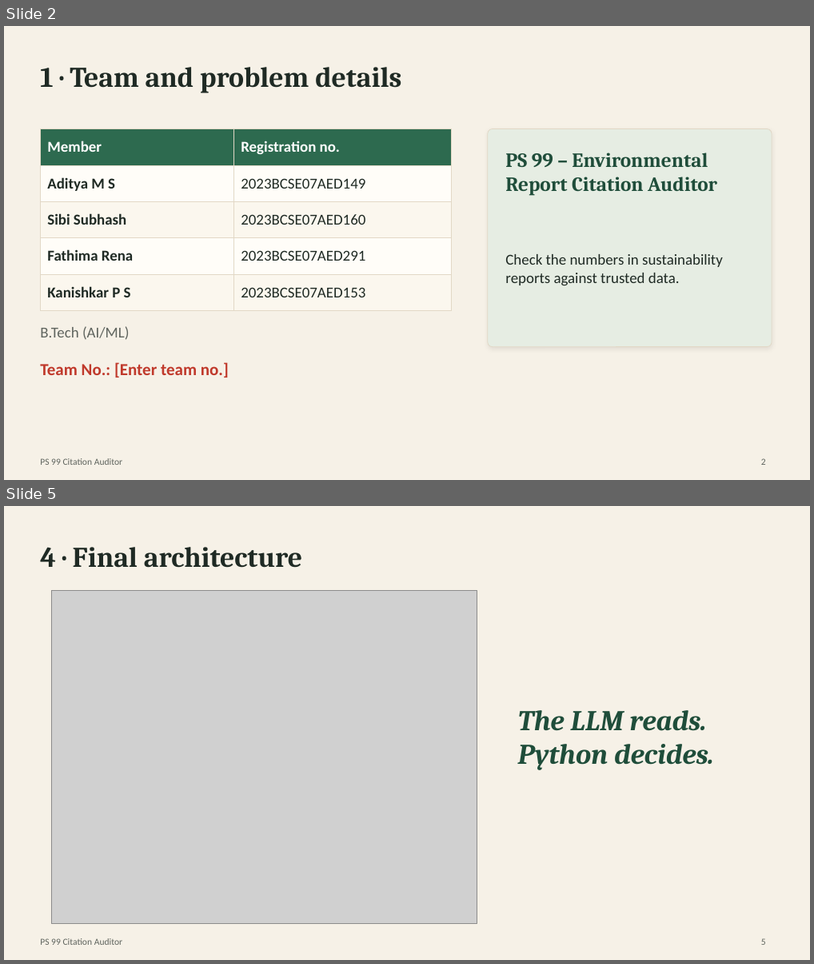
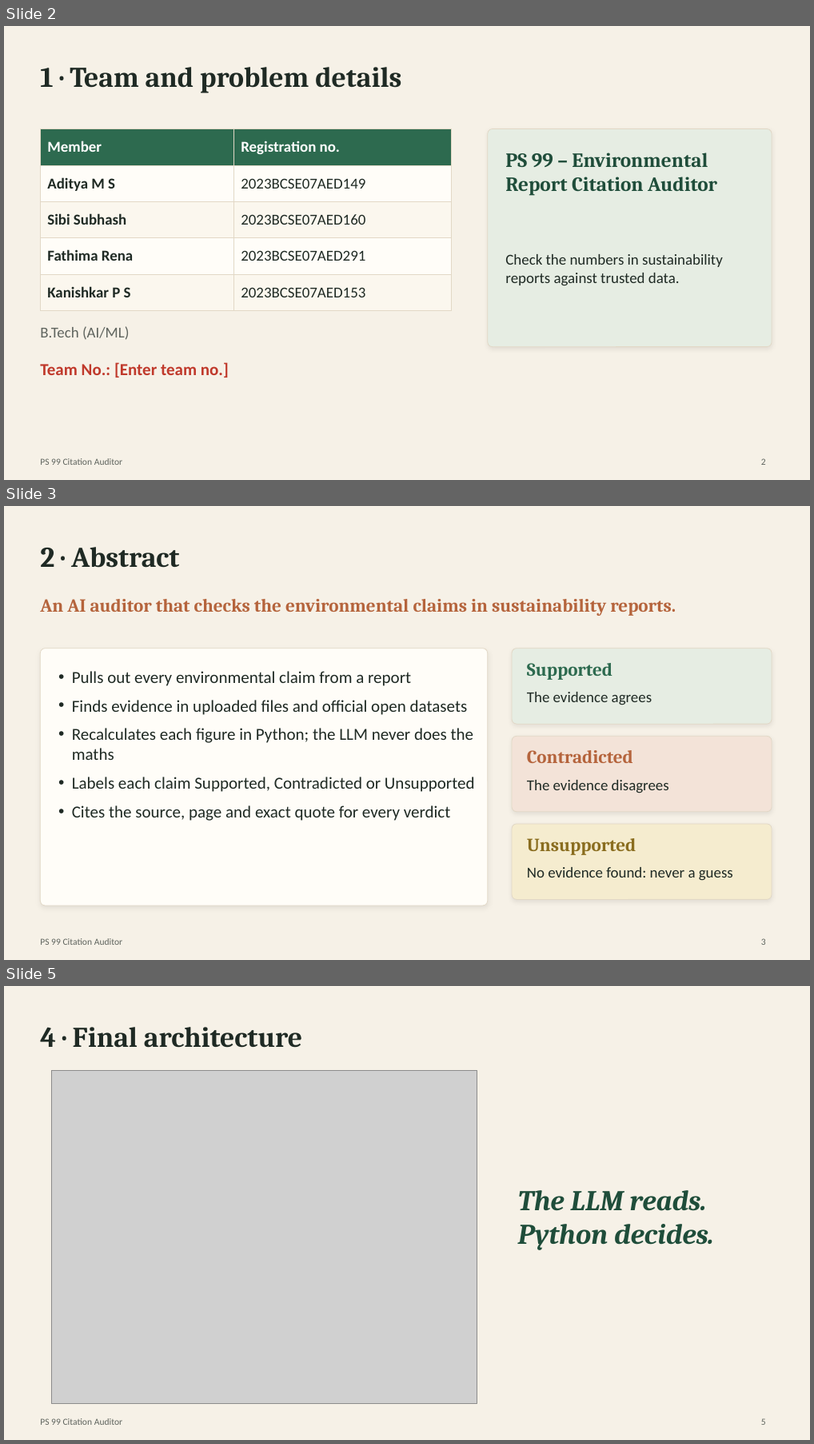
Before and after one commit to aditya-ms-14/gen-ai-hackathon-team-1, a slide deck: docs/review3/PS99_Final_Presentation.pptx. Shown one above the other, each under a label of ours: slides 2 and 5 before the commit, slides 2, 3 and 5 after it; the slides between them are not shown. The pictures are 814x964 and 814x1444 pixels, drawn with LibreOffice and Linux fonts; fonts in the diff are those of the drawing; grey boxes stand for pictures. Boxes give left, top, right and bottom in pixels: in the first picture for what was removed or moved away, otherwise in the second. Text is boxed around its words. In the diff, an @@ line names an element or a change of style, - is before the commit and + after.

Commit message:
Rewrite abstract and objectives slides as text points
Abstract and Problem/objectives slides now describe the system in short points instead of
number tiles; measured results stay on the evaluation and result slides.

```diff
--- a/docs/review3/PS99_Final_Presentation.pptx
+++ b/docs/review3/PS99_Final_Presentation.pptx
@@ slide 3 added at (4,506,810,960), background #F6F1E7; not listed: 1 template element that a slide beside it also shows @@
@@ title added at (40,547,179,568), 34 pt, text #1F2A24, bold @@
+2 · Abstract
@@ text added at (40,599,676,616), 22 pt, text #B5643C, bold @@
+An AI auditor that checks the environmental claims in sustainability reports.
@@ rounded rectangle added at (40,648,488,905), fill #FFFDF8, outline #E2D8C6 0.75 pt @@
@@ rounded rectangle added at (512,648,772,724), fill #E6EDE3, outline #E2D8C6 0.75 pt @@
@@ text added at (72,671,475,820), 20 pt, text #1F2A24 @@
+• Pulls out every environmental claim from a report
+• Finds evidence in uploaded files and official open datasets
+• Recalculates each figure in Python; the LLM never does the maths
+• Labels each claim Supported, Contradicted or Unsupported
+• Cites the source, page and exact quote for every verdict
@@ text added at (527,663,613,680), 22 pt, text #2D6A4F, bold @@
+Supported
@@ text added at (527,692,652,704), 18 pt, text #1F2A24 @@
+The evidence agrees
@@ rounded rectangle added at (512,736,772,812), fill #F3E3D8, outline #E2D8C6 0.75 pt @@
@@ text added at (527,750,634,763), 22 pt, text #B5643C, bold @@
+Contradicted
@@ text added at (527,780,670,793), 18 pt, text #1F2A24 @@
+The evidence disagrees
@@ rounded rectangle added at (512,824,772,900), fill #F5ECCF, outline #E2D8C6 0.75 pt @@
@@ text added at (527,838,636,855), 22 pt, text #8A6D1F, bold @@
+Unsupported
@@ text added at (527,867,734,880), 18 pt, text #1F2A24 @@
+No evidence found: never a guess
@@ page number added at (762,938,766,944), 11 pt, text #5F645E @@
+3
```
Also in this commit, not shown: 1 other slide added, 2 slides removed, 1 other file.
